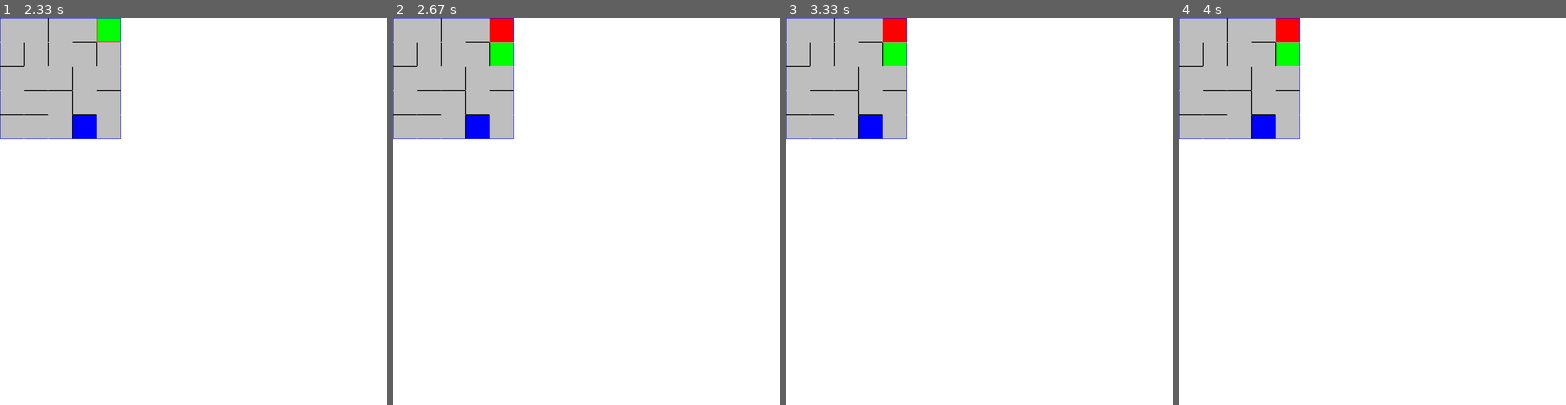
Above: before the commit, frames 1-4 (left to right).
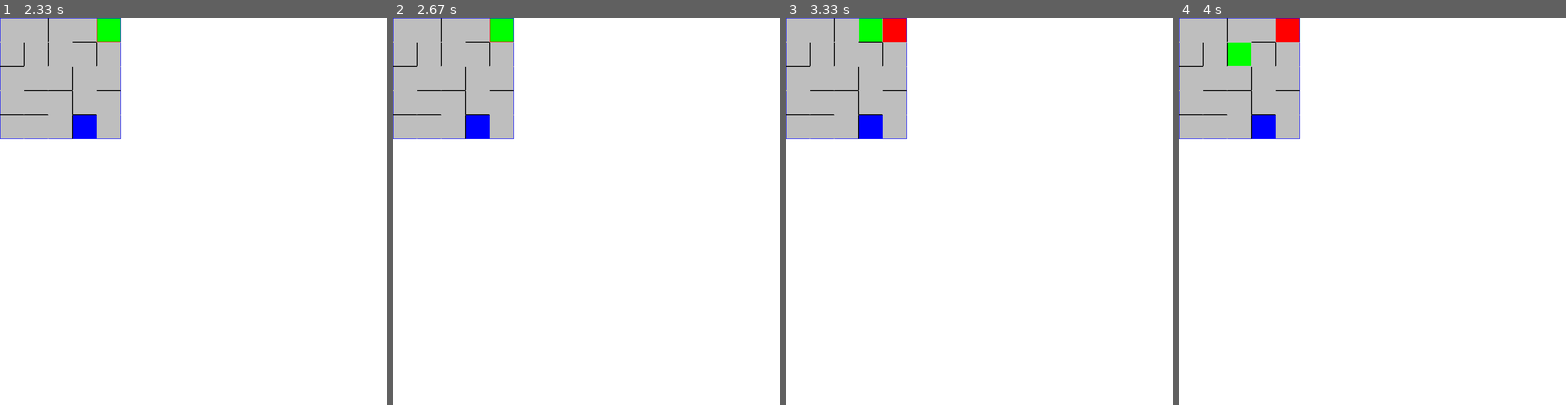
Above: after the commit, the same moments.

Repository: Rhapsody0128/python_AI_mazeGame
Game: pygame game, started from main.py
The game is run twice, just before and just after one commit, with the same random seed, the same clock (stepped at 60 frames per second) and the same inputs.
Inputs:
- Up to frame 1 (2.33 s): no input
- Up to frame 2 (2.67 s): no input
- Up to frame 3 (3.33 s): no input
- Up to frame 4 (4 s): no input

Frame 1 is identical in both runs. In frame 2, 0.7% of the frame differs, in the area x 25-32%, y 0-13%; in frame 3, 0.7%; in frame 4, 0.7%.

Commit message:
QLEARNING改寫前備份

Diff:
--- a/Qlearning.py
+++ b/Qlearning.py
@@ -16,7 +16,8 @@
   def getQvalue(self):
     value = 0
     for num in self.point:
-      value += num
+      if num != None:
+        value += num
     return self.Qvalue + value
 
   def allExplored(self):
--- a/walker.py
+++ b/walker.py
@@ -110,7 +110,7 @@
 class Drawer(Walker):
 	def __init__(self,name,maze):
 		super().__init__(name,maze)
-		print('起始點'+str(self.position))
+		print('------------------------開始------------------------')
 	def judgeCanWalk(self):
 		if self.maze.getGrid(self.position).wall[self.face]!= 2 and self.maze.getGrid(self.getNextPosition()).visit < 1 :
 			# print('現在方向'+str(self.face))
@@ -199,19 +199,25 @@
 		self.arrayDeadWay()
 		self.turn()
 		if self.judgeCanWalk() and self.judgeArrivedGoal()==False:
-
+			print(self.getQnode(self.position).Qvalue)
 			nextPosition = self.getNextPosition()
 			print(f"從{self.position}走到{nextPosition}")
-			print(self.getQnode().Qvalue)
+			print(self.getQnode(self.position).Qvalue)
 			# newNode = RouteNode(self.node,nextPosition)
 			# self.node = newNode
 			# self.action()
+
 			self.colorGrid(self.position,self.maze.getGrid(self.position).color)
+
 			self.position = self.getNextPosition()
+
 			self.colorGrid(self.position,'green')
 			self.step += 1
 			self.maze.getGrid(self.position).visit += 1
 			self.blocked = 0
+
+			self.Qtable.record(self.getQnode(self.position),self.face,self.getQnode(nextPosition))
+			print(self.getQnode(self.position).getQvalue())
 		else:
 			self.turn()
 
@@ -221,17 +227,17 @@
 	# 	except:
 	# 		print('出錯')
 
-	def getQnode(self):
-		return self.Qtable.getQnode(self.position)
+	def getQnode(self,position):
+		return self.Qtable.getQnode(position)
 
 	def bestDirection(self):
-		return self.getQnode().getBestWay()
+		return self.getQnode(self.position).getBestWay()
 
 	def allExplored(self):
-		return self.getQnode().allExplored()
+		return self.getQnode(self.position).allExplored()
 
 	def getNotExplore(self):
-		return self.getQnode().getNotExplore()
+		return self.getQnode(self.position).getNotExplore()
 
 	def arrayDeadWay(self):
 		print('走到死路')
@@ -240,7 +246,7 @@
 			if wall == 1 and wall == 2:
 				wallCount +=1
 		if wallCount>2:
-			self.getQnode().Qvalue = -1
+			self.getQnode(self.position).Qvalue = -100
 
 	def turn(self):
 		if self.allExplored() :
